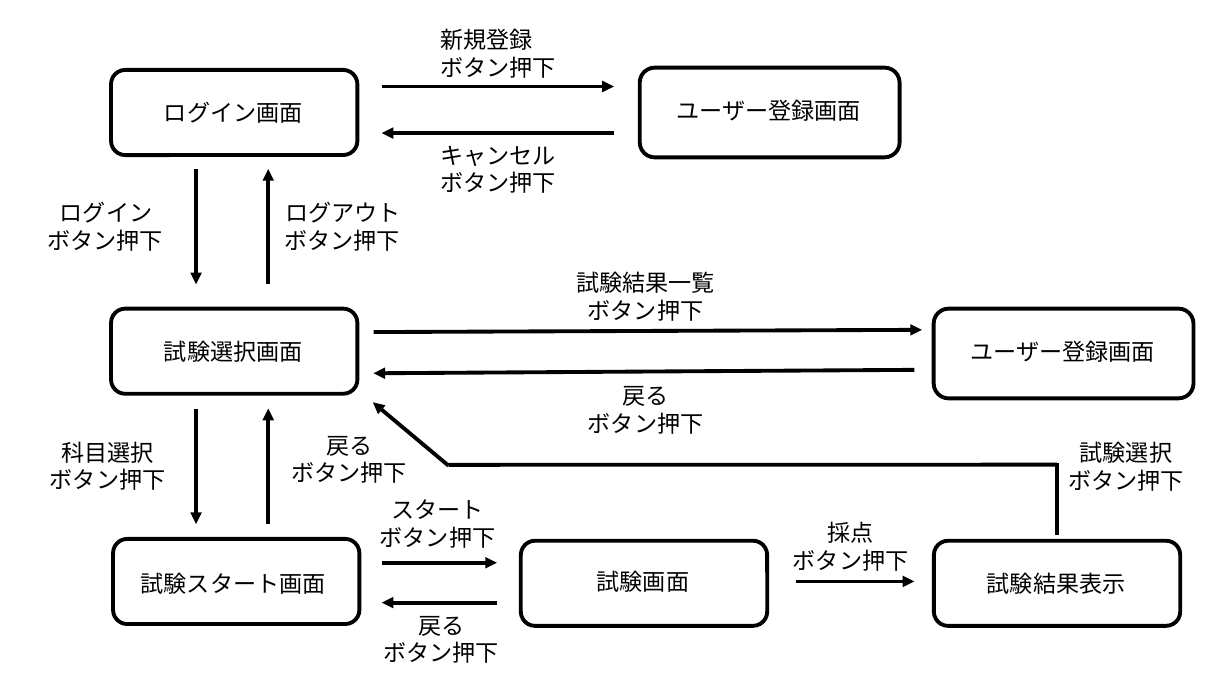
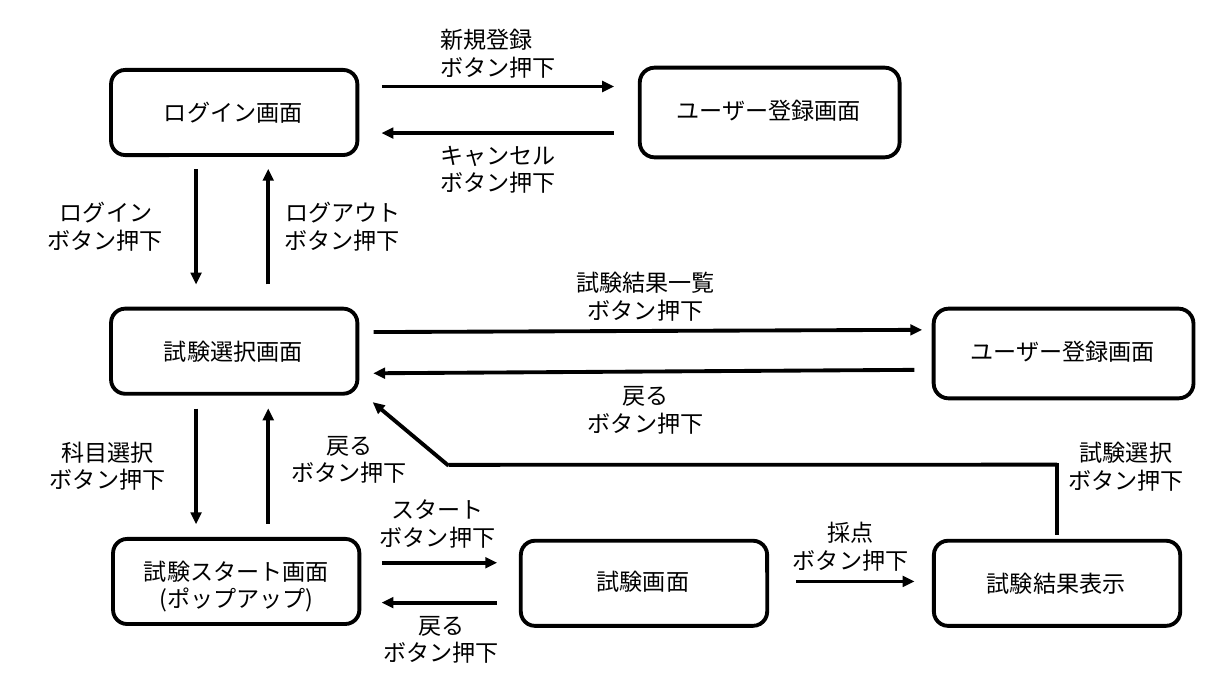
Before and after one commit to gips-yoshikawa/SYLPH-Project, a slide deck: slide 1 of 画面遷移図.pptx. Drawn at 1232x693 pixels with LibreOffice and Linux fonts; fonts in the diff are those of the drawing. Boxes give left, top, right and bottom in pixels: in the first picture for what was removed or moved away, otherwise in the second. Text is boxed around its words. In the diff, an @@ line names an element or a change of style, - is before the commit and + after.

```diff
--- a/画面遷移図.pptx
+++ b/画面遷移図.pptx
@@ text "試験スタート画面" moved from (x1=141, y1=572, x2=326, y2=594) to (x1=144, y1=560, x2=329, y2=612) @@
@@ text at (x1=159, y1=587, x2=313, y2=612): paragraph added @@
+(ポップアップ)
```
